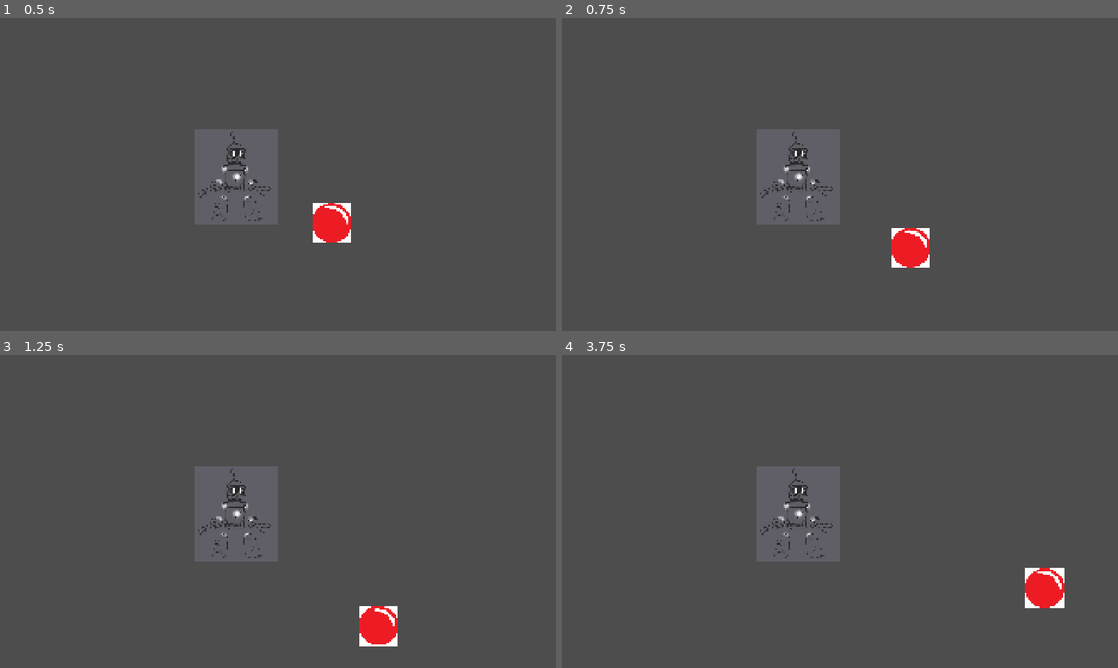
Above: before the commit, frames 1-4 (two rows, left to right).
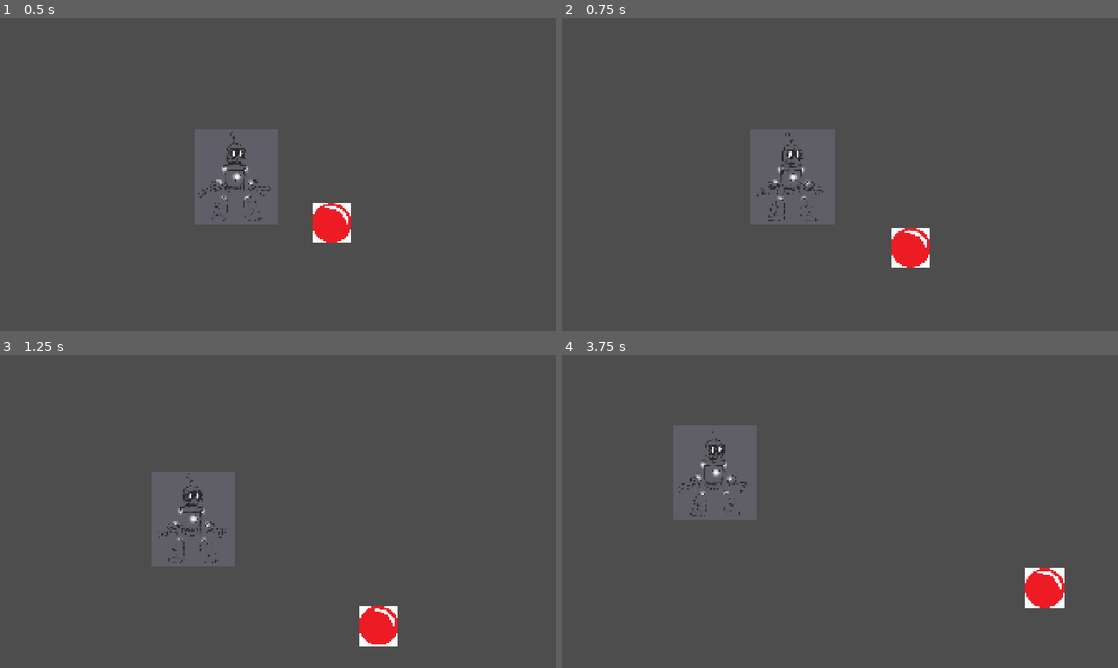
Above: after the commit, the same moments.

Repository: dubse34/project-gravitron
Game: Godot game, scene res://main.tscn
Two runs of this game, one before a commit and one after it. Both use one fixed random seed, a clock stepped at 60 frames per second and the inputs below. The project has no main scene, so this scene is started directly.
Inputs (mouse positions are in pixels of both pictures, inside the frame that each line leads up to):
- Up to frame 1 (0.5 s): no input
- Up to frame 2 (0.75 s): move the mouse to (962, 158) at 0.52 s; click (962, 158) at 0.67 s
- Up to frame 3 (1.25 s): no input
- Up to frame 4 (3.75 s): drag from (728, 527) to (940, 627) at 1.27 s; move the mouse to (895, 442) at 2.02 s; click (895, 442) at 2.17 s; drag from (812, 574) to (673, 464) at 2.77 s; move the mouse to (1006, 558) at 3.52 s; click (1006, 558) at 3.67 s

Frame 1 is identical in both runs. In frame 2, 1.3% of the frame differs, in the area x 33-50%, y 35-66%; in frame 3, 4.9%; in frame 4, 8.3%, in the area x 20-50%, y 22-66%.
Error before the commit: Parse Error: Identifier "hit" not declared in the current scope. (res://player.gd:45)

Commit message:
fix: removed code from merge issues

Diff:
--- a/player.gd
+++ b/player.gd
@@ -39,7 +39,3 @@
 
 	position += velocity * delta
 	position = position.clamp(Vector2.ZERO, screen_size)
-
-
-func _on_area_entered(area):
-	hit.emit()
